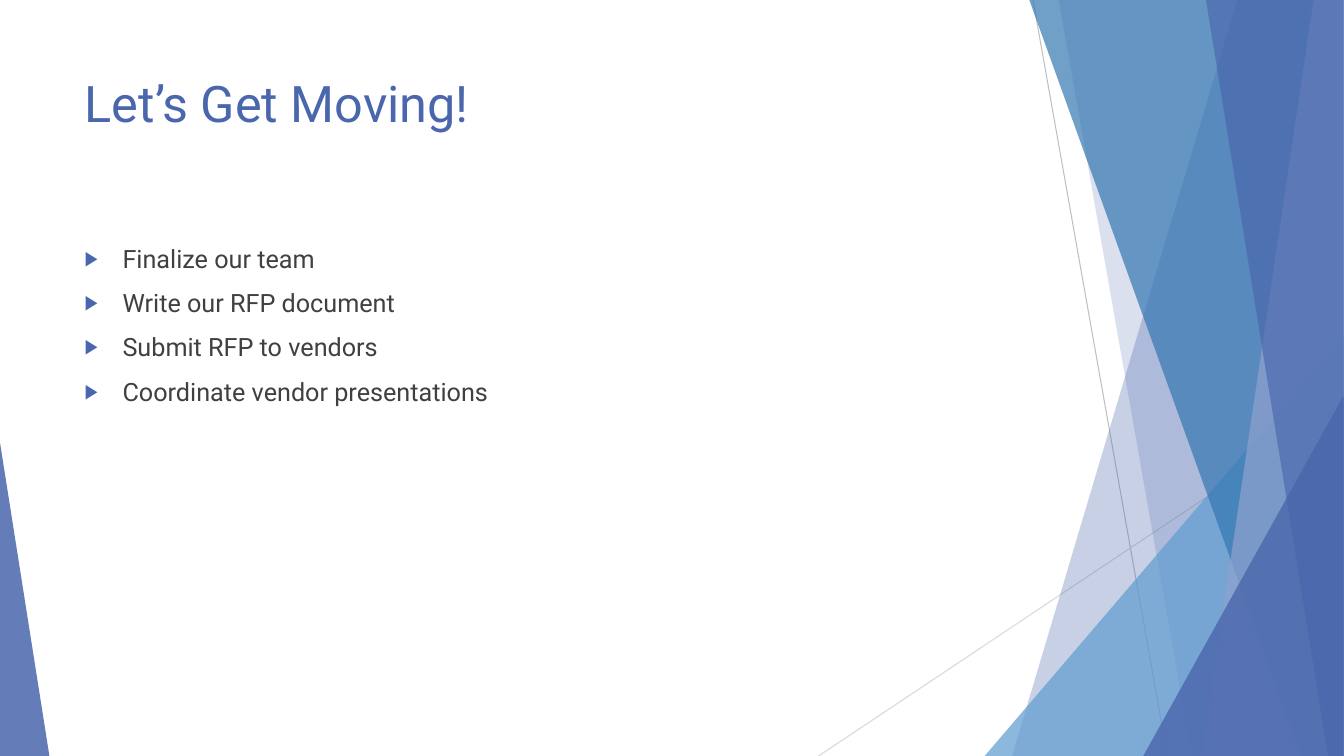
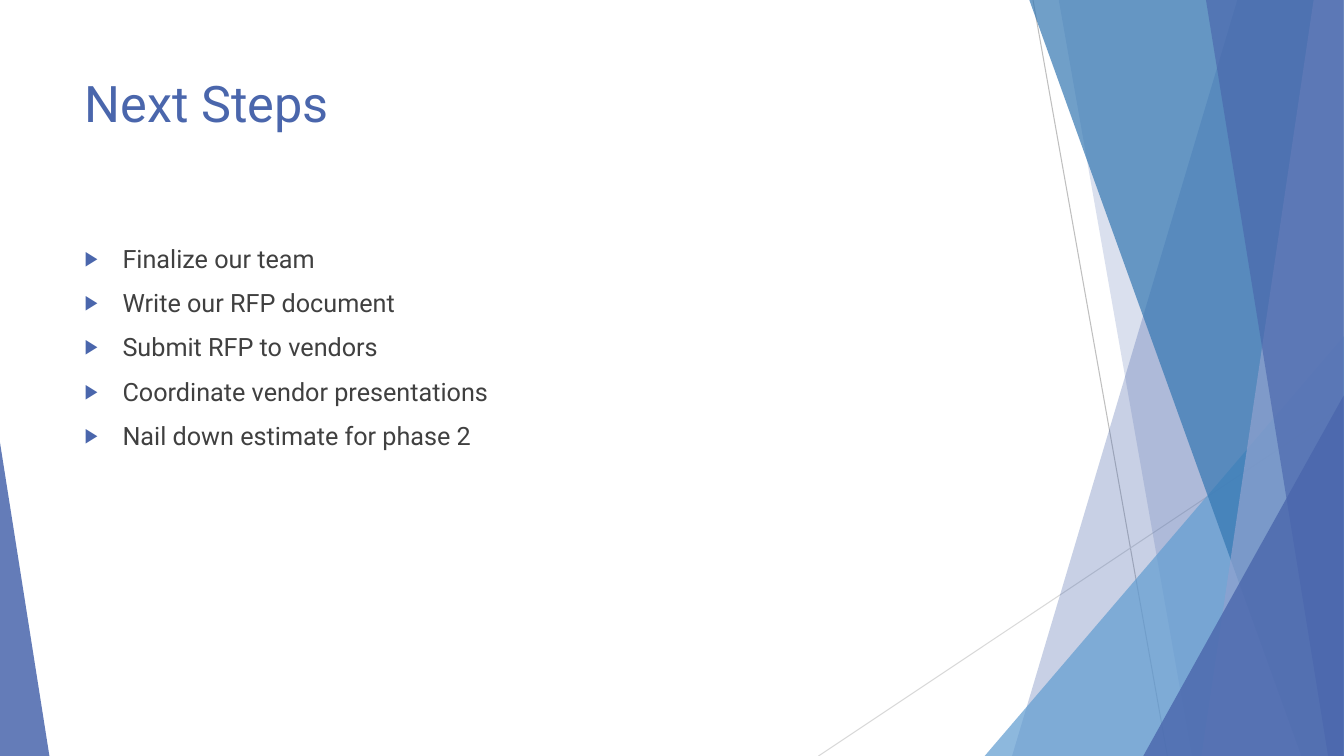
Before and after one commit to EnterpriseProductsLP/docker-straw-man, a slide deck: slide 20 of presentation.pptx (slide 19 before the commit). Drawn at 1344x756 pixels with LibreOffice and Linux fonts; fonts in the diff are those of the drawing. Boxes give left, top, right and bottom in pixels: in the first picture for what was removed or moved away, otherwise in the second. Text is boxed around its words. In the diff, an @@ line names an element or a change of style, - is before the commit and + after.

```diff
--- a/presentation.pptx
+++ b/presentation.pptx
@@ title at bbox=[85, 85, 328, 133]: text changed @@
-Let’s Get Moving!
+Next Steps
@@ text at bbox=[123, 426, 471, 450]: paragraph added @@
+▶ Nail down estimate for phase 2
```
Also in this commit, not shown: 11 other slides changed, 2 slides added, 1 slide removed.
